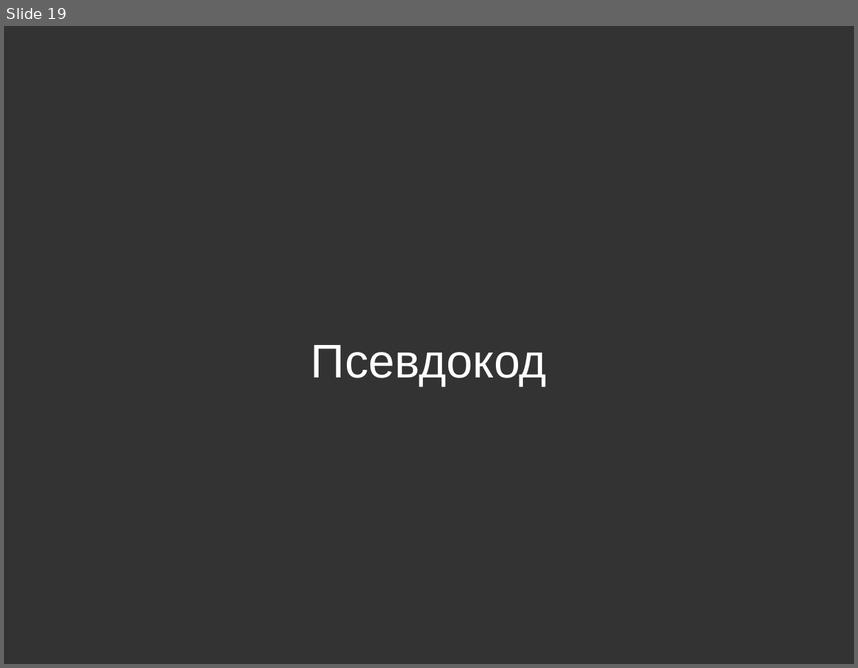
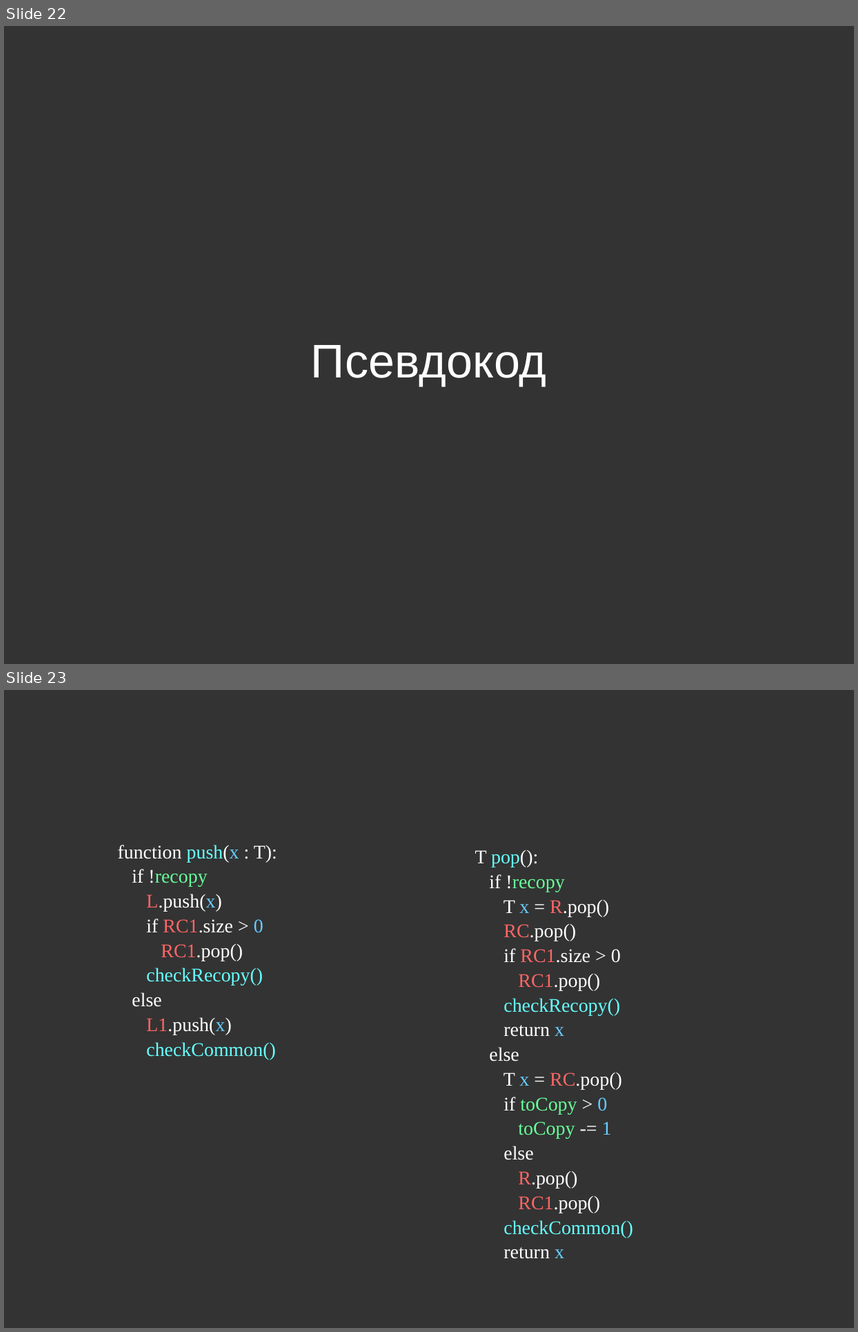
Before and after one commit to Arvolear/Visualizers, a slide deck: Queue_on_six_stacks/Presentation/Sueue.odp. Shown one above the other, each under a label of ours: slide 19 before the commit, slides 22 and 23 after it. The pictures are 858x668 and 858x1332 pixels, drawn with LibreOffice and Linux fonts; fonts in the diff are those of the drawing. Boxes give left, top, right and bottom in pixels: in the first picture for what was removed or moved away, otherwise in the second. Text is boxed around its words. In the diff, an @@ line names an element or a change of style, - is before the commit and + after.

```diff
--- a/Queue_on_six_stacks/Presentation/Sueue.odp
+++ b/Queue_on_six_stacks/Presentation/Sueue.odp
@@ slide 23 added at (x1=4, y1=690, x2=854, y2=1328), background #333333 @@
@@ text added at (x1=118, y1=845, x2=277, y2=1059), 18 pt, text #FFFFFF @@
+function push(x : T):
+if !recopy
+L.push(x)
+if RC1.size > 0
+RC1.pop()
+checkRecopy()
+else
+L1.push(x)
+checkCommon()
@@ text added at (x1=475, y1=850, x2=633, y2=1259), 18 pt, text #FFFFFF @@
+T pop():
+if !recopy
+T x = R.pop()
+RC.pop()
+if RC1.size > 0
+RC1.pop()
+checkRecopy()
+return x
+else
+T x = RC.pop()
+if toCopy > 0
+toCopy -= 1
+else
+R.pop()
+RC1.pop()
+checkCommon()
+return x
@@ what was slide 19 is now slide 22 @@
```
Also in this commit, not shown: 7 slides changed, 5 other slides added, 7 other files.
